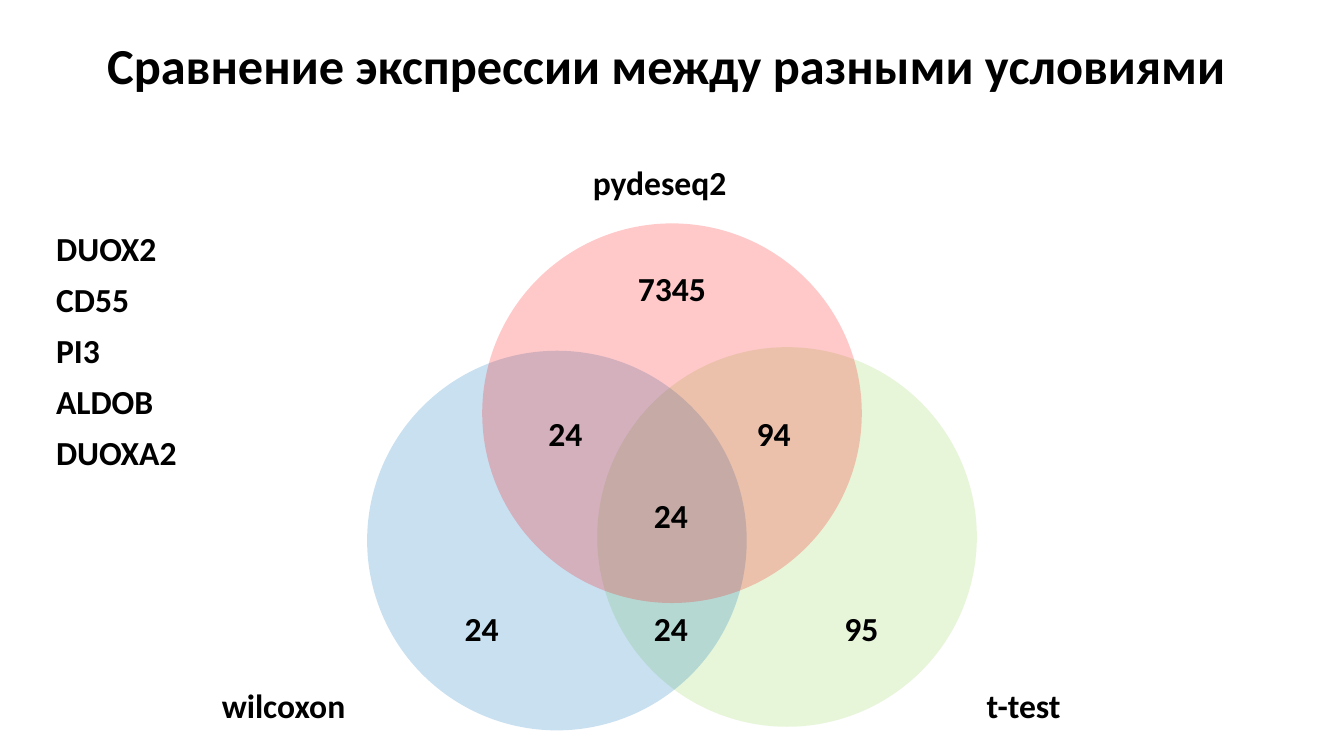
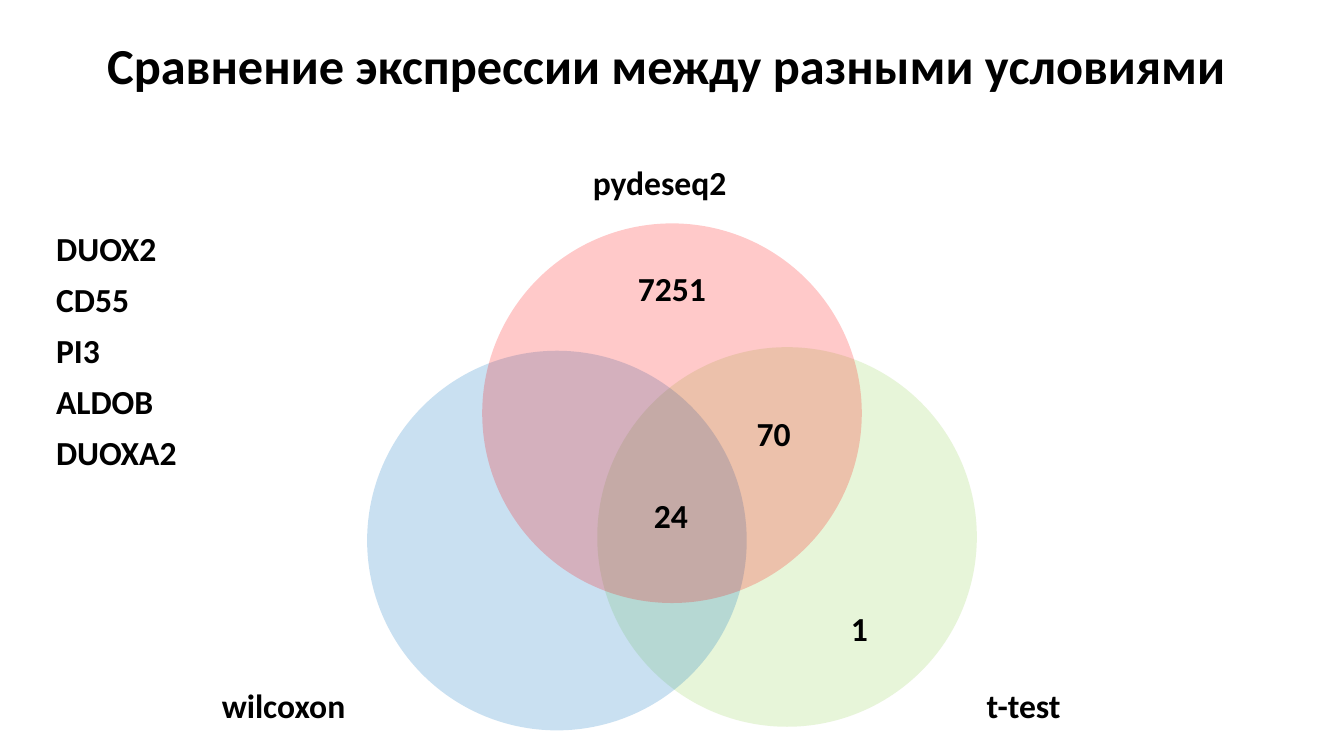
Before and after one commit to MinerArt17/Karpushov_SC_Project, a slide deck: slide 8 of Karpushov_SC_Project.pptx (slide 7 before the commit). Drawn at 1344x756 pixels with LibreOffice and Linux fonts; fonts in the diff are those of the drawing. Boxes give left, top, right and bottom in pixels: in the first picture for what was removed or moved away, otherwise in the second. Text is boxed around its words. In the diff, an @@ line names an element or a change of style, - is before the commit and + after.

```diff
--- a/Karpushov_SC_Project.pptx
+++ b/Karpushov_SC_Project.pptx
@@ text at (638,279,706,302): text changed @@
-7345
+7251
@@ text removed at (548,424,582,446) @@
-24
@@ text at (757,424,791,447): text changed @@
-94
+70
@@ text removed at (465,619,499,641) @@
-24
@@ text removed at (654,619,688,641) @@
-24
@@ text at (851,619,868,641): text changed @@
-95
+1
```
Also in this commit, not shown: 3 other slides changed, 2 slides added.
